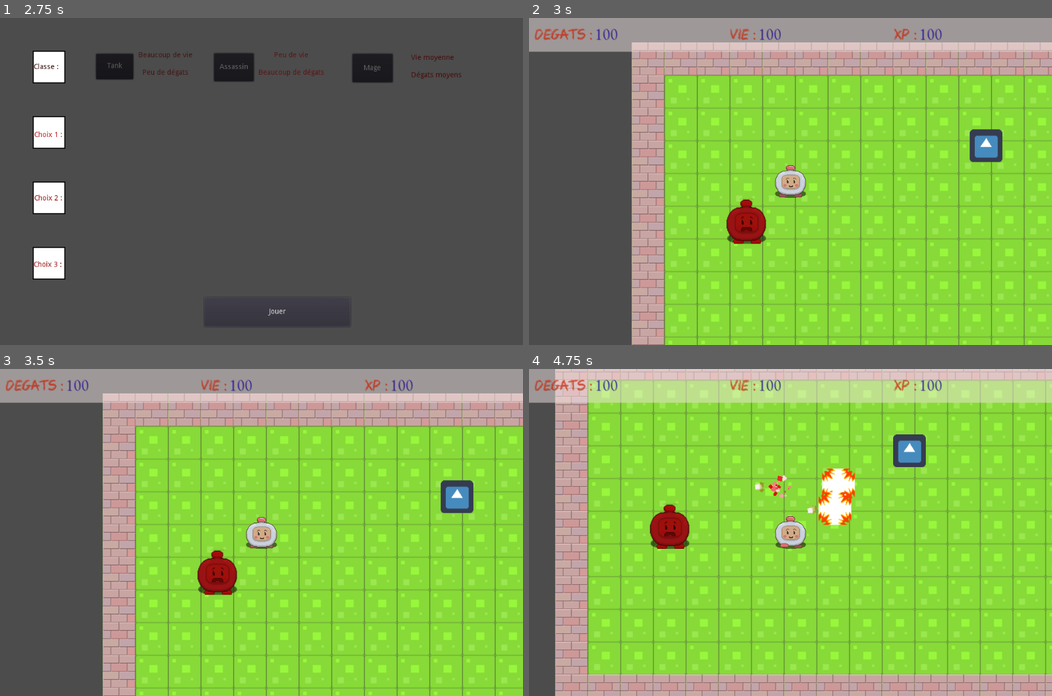
Above: before the commit, frames 1-4 (two rows, left to right).
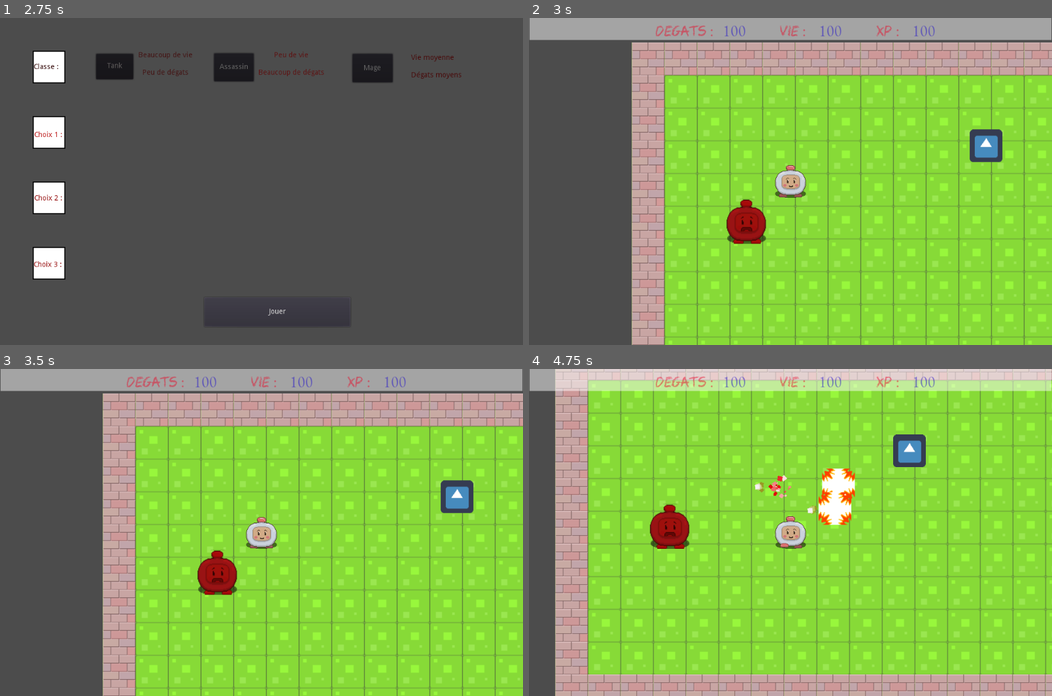
Above: after the commit, the same moments.

Repository: Jairard/JeuMaths
Game: Godot game, scene res://map/Start.tscn
Same seed, same stepped clock (60 frames per second), same inputs: the game is played once before the commit and once after it. The engine's default icon, where the game draws it, is replaced by a stand-in: a white triangle on a blue panel in a dark square.
Inputs (mouse positions are in pixels of both pictures, inside the frame that each line leads up to):
- Up to frame 1 (2.75 s): click "Sign In" at 0.5 s; click (162, 171) at 1.27 s; type "12" at 1.35 s; click (162, 204) at 1.5 s; type "12" at 1.58 s; click (162, 138) at 1.73 s; type "12" at 1.82 s; click "Sign In" at 2 s
- Up to frame 2 (3 s): click "Jouer" at 2.75 s
- Up to frame 3 (3.5 s): no input
- Up to frame 4 (4.75 s): tap Enter (ui_accept) at 3.5, 3.77, 4.52 s; hold Right (ui_right) 3.53-4.28 s; hold Down (ui_down) from 4.28 s (still down)

Frame 1 is identical in both runs. In frame 2, 4.4% of the frame differs, in the area x 0-100%, y 0-11%; in frame 3, 4.4%; in frame 4, 4.7%.

Commit message:
Hud scene a part

Diff:
--- /dev/null
+++ b/Hud.tscn
@@ -0,0 +1,90 @@
+[gd_scene load_steps=4 format=2]
+
+[ext_resource path="res://font/Colored Crayons.ttf" type="DynamicFontData" id=1]
+
+[sub_resource type="DynamicFont" id=1]
+size = 30
+font_data = ExtResource( 1 )
+
+[sub_resource type="DynamicFont" id=2]
+size = 30
+font_data = ExtResource( 1 )
+
+[node name="Hud" type="Node2D"]
+
+[node name="CanvasLayer" type="CanvasLayer" parent="."]
+
+[node name="ColorRect" type="ColorRect" parent="CanvasLayer"]
+modulate = Color( 1, 1, 1, 0.494118 )
+anchor_left = 0.5
+anchor_right = 0.5
+margin_left = -511.0
+margin_right = 511.0
+margin_bottom = 43.0
+
+[node name="MarginContainer" type="MarginContainer" parent="CanvasLayer/ColorRect"]
+anchor_left = 0.5
+anchor_right = 0.5
+margin_left = -302.0
+margin_right = 302.0
+margin_bottom = 53.0
+custom_constants/margin_right = 10
+custom_constants/margin_top = 10
+custom_constants/margin_left = 10
+custom_constants/margin_bottom = 10
+
+[node name="HBoxContainer" type="HBoxContainer" parent="CanvasLayer/ColorRect/MarginContainer"]
+margin_left = 10.0
+margin_top = 10.0
+margin_right = 594.0
+margin_bottom = 43.0
+
+[node name="Label" type="Label" parent="CanvasLayer/ColorRect/MarginContainer/HBoxContainer"]
+modulate = Color( 0.92549, 0.00784314, 0.137255, 1 )
+margin_right = 156.0
+margin_bottom = 33.0
+custom_fonts/font = SubResource( 1 )
+text = "    degats :  "
+
+[node name="degats" type="Label" parent="CanvasLayer/ColorRect/MarginContainer/HBoxContainer"]
+modulate = Color( 0.113725, 0.0470588, 0.8, 1 )
+margin_left = 160.0
+margin_right = 217.0
+margin_bottom = 33.0
+size_flags_horizontal = 3
+custom_fonts/font = SubResource( 2 )
+text = "100  "
+
+[node name="Label4" type="Label" parent="CanvasLayer/ColorRect/MarginContainer/HBoxContainer"]
+modulate = Color( 0.92549, 0.00784314, 0.137255, 1 )
+margin_left = 221.0
+margin_right = 342.0
+margin_bottom = 33.0
+custom_fonts/font = SubResource( 1 )
+text = "       vie :   "
+
+[node name="vie" type="Label" parent="CanvasLayer/ColorRect/MarginContainer/HBoxContainer"]
+modulate = Color( 0.113725, 0.0470588, 0.8, 1 )
+margin_left = 346.0
+margin_right = 403.0
+margin_bottom = 33.0
+size_flags_horizontal = 3
+custom_fonts/font = SubResource( 2 )
+text = "100  "
+
+[node name="Label6" type="Label" parent="CanvasLayer/ColorRect/MarginContainer/HBoxContainer"]
+modulate = Color( 0.92549, 0.00784314, 0.137255, 1 )
+margin_left = 407.0
+margin_right = 523.0
+margin_bottom = 33.0
+custom_fonts/font = SubResource( 1 )
+text = "       XP :   "
+
+[node name="XP" type="Label" parent="CanvasLayer/ColorRect/MarginContainer/HBoxContainer"]
+modulate = Color( 0.113725, 0.0470588, 0.8, 1 )
+margin_left = 527.0
+margin_right = 584.0
+margin_bottom = 33.0
+size_flags_horizontal = 3
+custom_fonts/font = SubResource( 2 )
+text = "100  "
--- a/map/map 0.gd
+++ b/map/map 0.gd
@@ -4,7 +4,7 @@
 onready var ennemy = preload("res://ennemy.tscn")
 onready var hero = preload("res://hero.tscn")
 onready var coin = preload("res://coin.tscn")
-
+onready var hud = preload("res://Hud.tscn")
 
 func _ready():
 	charger_intro()
@@ -19,6 +19,7 @@
 	add_child(ennemy.instance())
 	add_child(hero.instance())
 	add_child(coin.instance())
+	add_child(hud.instance())
 
 
 func combat(valeur) :
--- a/map/map 0.tscn
+++ b/map/map 0.tscn
@@ -1,8 +1,7 @@
-[gd_scene load_steps=9 format=2]
+[gd_scene load_steps=7 format=2]
 
 [ext_resource path="res://map/map 0.gd" type="Script" id=1]
 [ext_resource path="res://image sol/spritesheet.png" type="Texture" id=2]
-[ext_resource path="res://font/Colored Crayons.ttf" type="DynamicFontData" id=3]
 
 [sub_resource type="ConvexPolygonShape2D" id=1]
 points = PoolVector2Array( 0, 0, 64, 0, 64, 64, 0, 64 )
@@ -73,10 +72,6 @@
 } ]
 3/z_index = 0
 
-[sub_resource type="DynamicFont" id=5]
-size = 30
-font_data = ExtResource( 3 )
-
 [node name="map 0" type="Node2D"]
 light_mask = 0
 script = ExtResource( 1 )
@@ -100,92 +95,3 @@
 
 [node name="CollisionPolygon2D" type="CollisionPolygon2D" parent="sol/StaticBody2D"]
 polygon = PoolVector2Array( -20.0823, 667.18, -20.0823, 743.152, 1131.2, 735.36, 1131.2, -30.2101, -25.9263, -28.2621, -23.9783, 30.1784, 1076.65, 37.9704, 1068.86, 671.076 )
-
-[node name="CanvasLayer" type="CanvasLayer" parent="."]
-
-[node name="ColorRect" type="ColorRect" parent="CanvasLayer"]
-modulate = Color( 1, 1, 1, 0.490196 )
-anchor_left = 0.5
-anchor_right = 0.5
-margin_left = -512.0
-margin_right = 513.0
-margin_bottom = 66.0
-color = Color( 0.968627, 0.905882, 0.905882, 1 )
-
-[node name="MarginContainer" type="MarginContainer" parent="CanvasLayer/ColorRect"]
-anchor_right = 1.0
-anchor_bottom = 1.0
-margin_left = 0.902496
-margin_right = 9.9025
-custom_constants/margin_right = 10
-custom_constants/margin_top = 10
-custom_constants/margin_left = 10
-custom_constants/margin_bottom = 10
-
-[node name="HBoxContainer" type="HBoxContainer" parent="CanvasLayer/ColorRect/MarginContainer"]
-margin_left = 10.0
-margin_top = 10.0
-margin_right = 1024.0
-margin_bottom = 56.0
-
-[node name="Label" type="Label" parent="CanvasLayer/ColorRect/MarginContainer/HBoxContainer"]
-modulate = Color( 0.894118, 0.145098, 0.0196078, 1 )
-margin_top = 6.0
-margin_right = 114.0
-margin_bottom = 39.0
-custom_fonts/font = SubResource( 5 )
-custom_colors/font_color_shadow = Color( 0.690196, 0.713726, 0.247059, 1 )
-text = "Degats :"
-
-[node name="degats" type="Label" parent="CanvasLayer/ColorRect/MarginContainer/HBoxContainer"]
-modulate = Color( 0.113725, 0.0470588, 0.8, 1 )
-margin_left = 118.0
-margin_top = 6.0
-margin_right = 379.0
-margin_bottom = 39.0
-size_flags_horizontal = 3
-custom_fonts/font = SubResource( 5 )
-custom_colors/font_color_shadow = Color( 0.690196, 0.713726, 0.247059, 1 )
-text = "100    "
-
-[node name="Label2" type="Label" parent="CanvasLayer/ColorRect/MarginContainer/HBoxContainer"]
-modulate = Color( 0.894118, 0.145098, 0.0196078, 1 )
-margin_left = 383.0
-margin_top = 6.0
-margin_right = 434.0
-margin_bottom = 39.0
-custom_fonts/font = SubResource( 5 )
-custom_colors/font_color_shadow = Color( 0.690196, 0.713726, 0.247059, 1 )
-text = "vie :"
-
-[node name="vie" type="Label" parent="CanvasLayer/ColorRect/MarginContainer/HBoxContainer"]
-modulate = Color( 0.113725, 0.0470588, 0.8, 1 )
-margin_left = 438.0
-margin_top = 6.0
-margin_right = 699.0
-margin_bottom = 39.0
-size_flags_horizontal = 3
-custom_fonts/font = SubResource( 5 )
-custom_colors/font_color_shadow = Color( 0.690196, 0.713726, 0.247059, 1 )
-text = "100     "
-
-[node name="Label3" type="Label" parent="CanvasLayer/ColorRect/MarginContainer/HBoxContainer"]
-modulate = Color( 0.894118, 0.145098, 0.0196078, 1 )
-margin_left = 703.0
-margin_top = 6.0
-margin_right = 749.0
-margin_bottom = 39.0
-custom_fonts/font = SubResource( 5 )
-custom_colors/font_color_shadow = Color( 0.690196, 0.713726, 0.247059, 1 )
-text = "XP :"
-
-[node name="XP" type="Label" parent="CanvasLayer/ColorRect/MarginContainer/HBoxContainer"]
-modulate = Color( 0.113725, 0.0470588, 0.8, 1 )
-margin_left = 753.0
-margin_top = 6.0
-margin_right = 1014.0
-margin_bottom = 39.0
-size_flags_horizontal = 3
-custom_fonts/font = SubResource( 5 )
-custom_colors/font_color_shadow = Color( 0.690196, 0.713726, 0.247059, 1 )
-text = "100"
